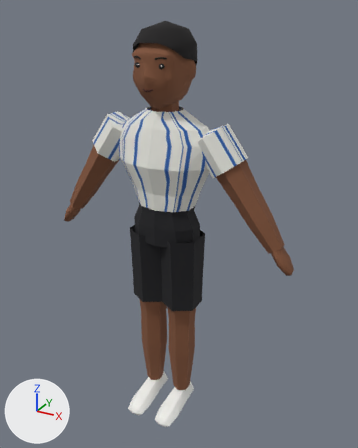
Renders of the glTF model apps/client/public/assets/shared/chr/chr_dayo.glb from each side of a commit.
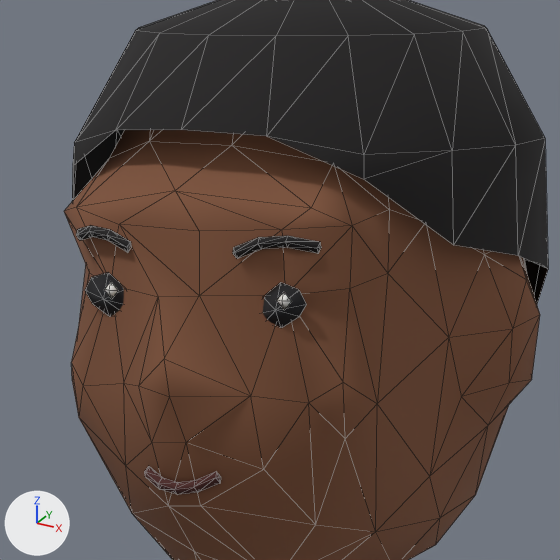
There are two pictures of each version: one whole from a 50 mm lens placed at (0.966, -1.609, 0.912), pointed at (0.046, 0.064, 0.076), one close up on the part from 34% to 56% of the width and 6% to 23% of the height. Every picture has the same lights, and +X, +Y and +Z are marked at lower left. The last two pictures show the newer version. The close-ups show mesh edges as thin lines. Vertices at exactly the same position are counted once.

The scene before the commit, as lines of its bpy script (objects in view):
```python
me_body = bpy.data.meshes.new('body')
me_body.from_pydata(...)  # 664 vertices, 1142 faces; spans x -0.55..0.55, y -0.16..0.17, z -0.84..0.87
# faces by material slot: [1006, 136]
me_body.materials.append(mat_body)
me_body.materials.append(mat_pattern)
ob_body = bpy.data.objects.new('body', me_body)
ob_body.location = (0.0, 0.0, 0.0)
```
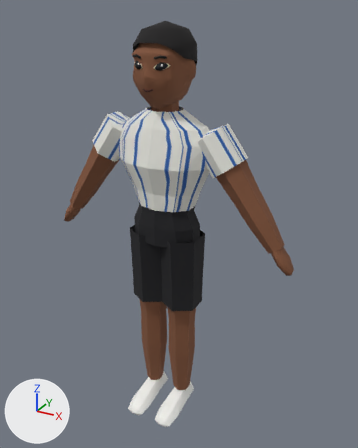
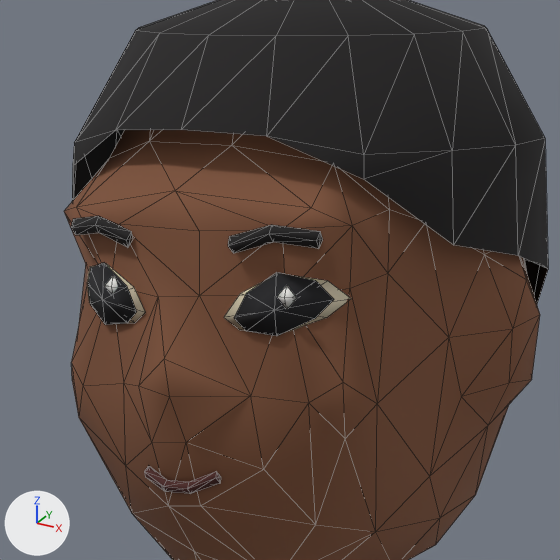
What differs and where, as boxes (x1, y1, x2, y2) in the close-ups (560 x 560 px; the box of a moved part takes in the faces that stretch with it):
part 1 of me_body, moved or reshaped
    before: (76, 225, 321, 495)
    after: (71, 216, 351, 494)

Patch to the scene script:
```diff
--- a/apps/client/public/assets/shared/chr/chr_dayo.glb.py
+++ b/apps/client/public/assets/shared/chr/chr_dayo.glb.py
@@ me_body @@
 # used by ob_body; location = (0.0, 0.0, 0.0)
-me_body.from_pydata(...)  # 664 vertices, 1142 faces; spans x -0.55..0.55, y -0.16..0.17, z -0.84..0.87
+me_body.from_pydata(...)  # 672 vertices, 1150 faces; spans x -0.55..0.55, y -0.16..0.17, z -0.84..0.87
+# me_body part 1
+# 36 vertices are removed from x -0.07..0.07, y -0.09..-0.06, z 0.63..0.75
+# 127 faces are deleted
+# 9 vertices move within x -0.07..0.07, y -0.08..-0.07, z 0.73..0.75
+# 44 vertices are added at x -0.07..0.07, y -0.08..-0.05, z 0.71..0.76
+# 135 new faces join them, mat_body
+# other edits to the shape of me_body do not show in these pictures
 me_body.materials.append(mat_body)
```
